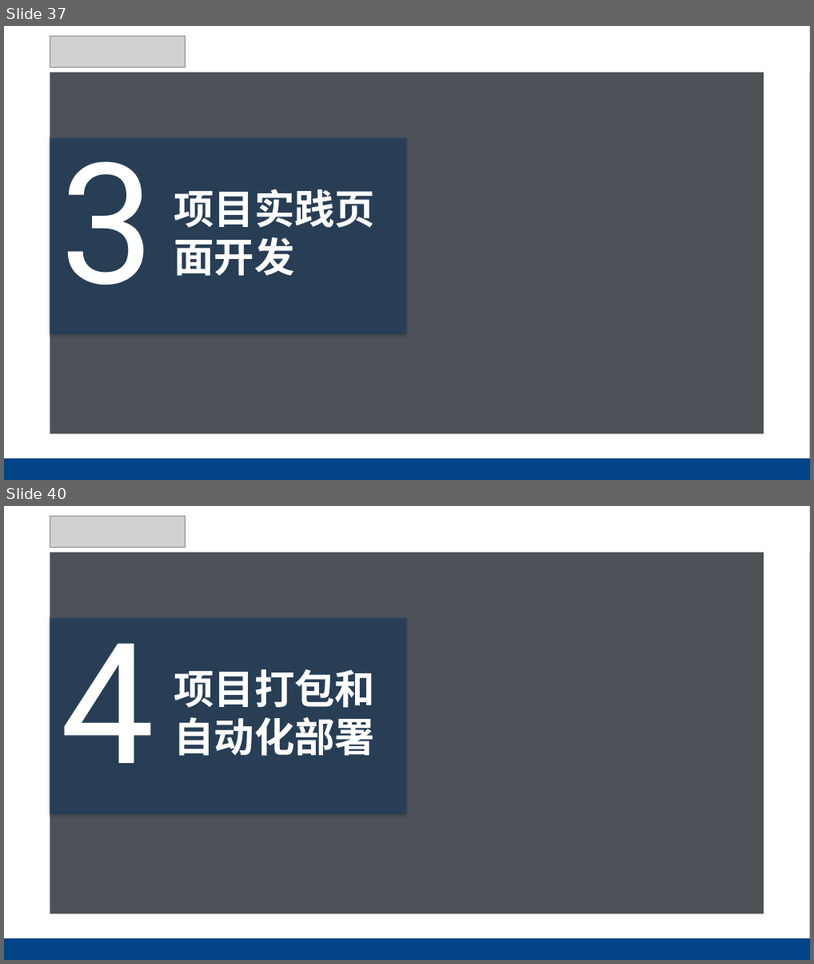
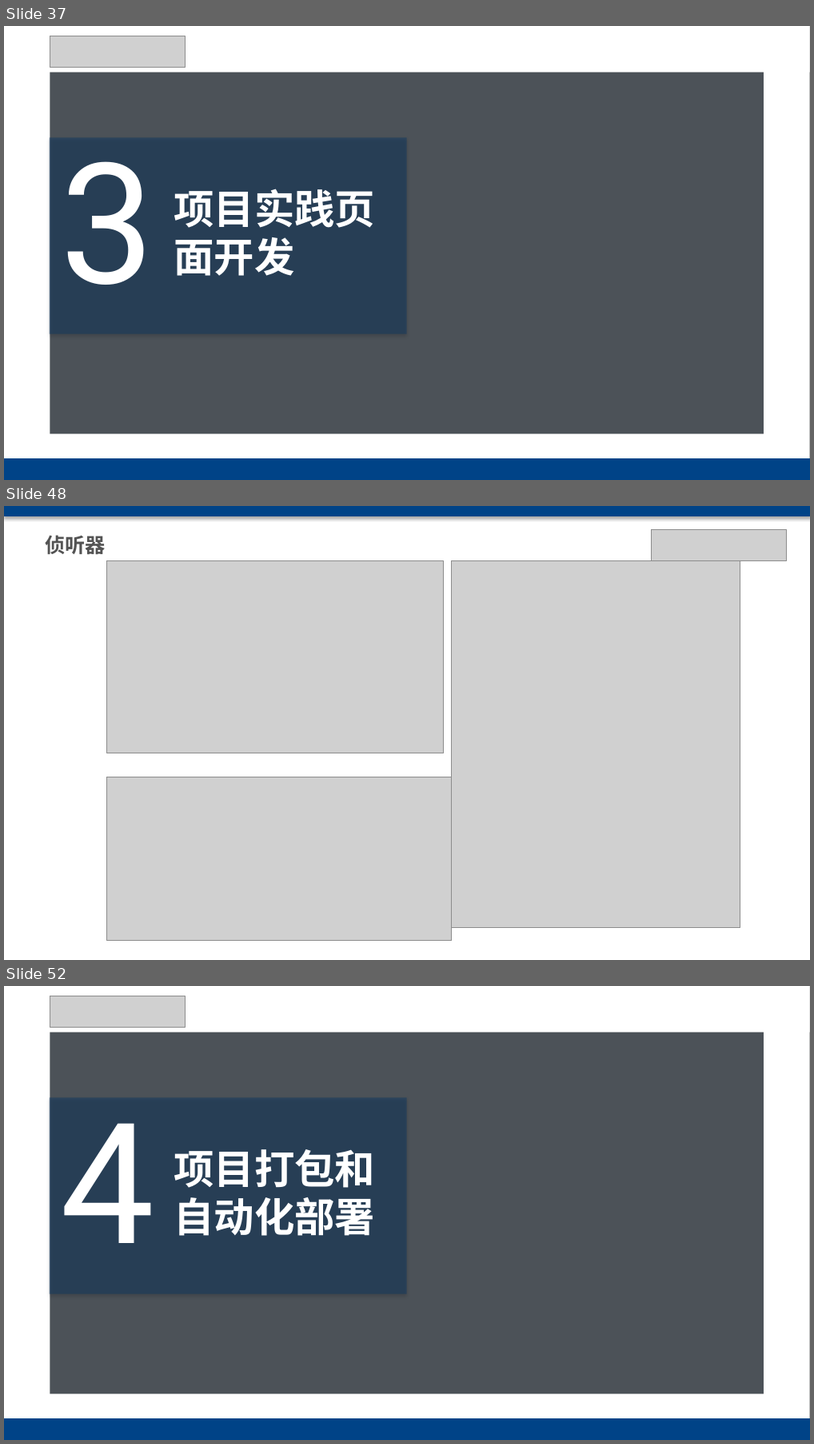
Before and after one commit to chxxx/vue3-vite-antd-admin, a slide deck: public/vue3 antdesign.pptx. Shown one above the other, each under a label of ours: slides 37 and 40 before the commit, slides 37, 48 and 52 after it; the slides between them are not shown. The pictures are 814x964 and 814x1444 pixels, drawn with LibreOffice and Linux fonts; fonts in the diff are those of the drawing; grey boxes stand for pictures; background and template pictures are left out; a plain dark background stands for a picture behind light text. Boxes give left, top, right and bottom in pixels: in the first picture for what was removed or moved away, otherwise in the second. Text is boxed around its words. In the diff, an @@ line names an element or a change of style, - is before the commit and + after.

```diff
--- a/public/vue3 antdesign.pptx
+++ b/public/vue3 antdesign.pptx
@@ slide 48 added at <box>4,506,810,960</box>, background #FFFFFF @@
@@ rectangle added at <box>4,506,810,516</box>, fill #004387 @@
@@ picture added at <box>651,529,787,561</box> @@
@@ text added at <box>45,535,106,555</box>, 18 pt, text #535353, bold @@
+侦听器
@@ picture added at <box>106,561,443,752</box> @@
@@ picture added at <box>451,561,739,927</box> @@
@@ picture added at <box>106,777,451,940</box> @@
@@ what was slide 40 is now slide 52 @@
```
Also in this commit, not shown: 4 slides changed, 13 other slides added, 2 slides removed, 6 other files.
